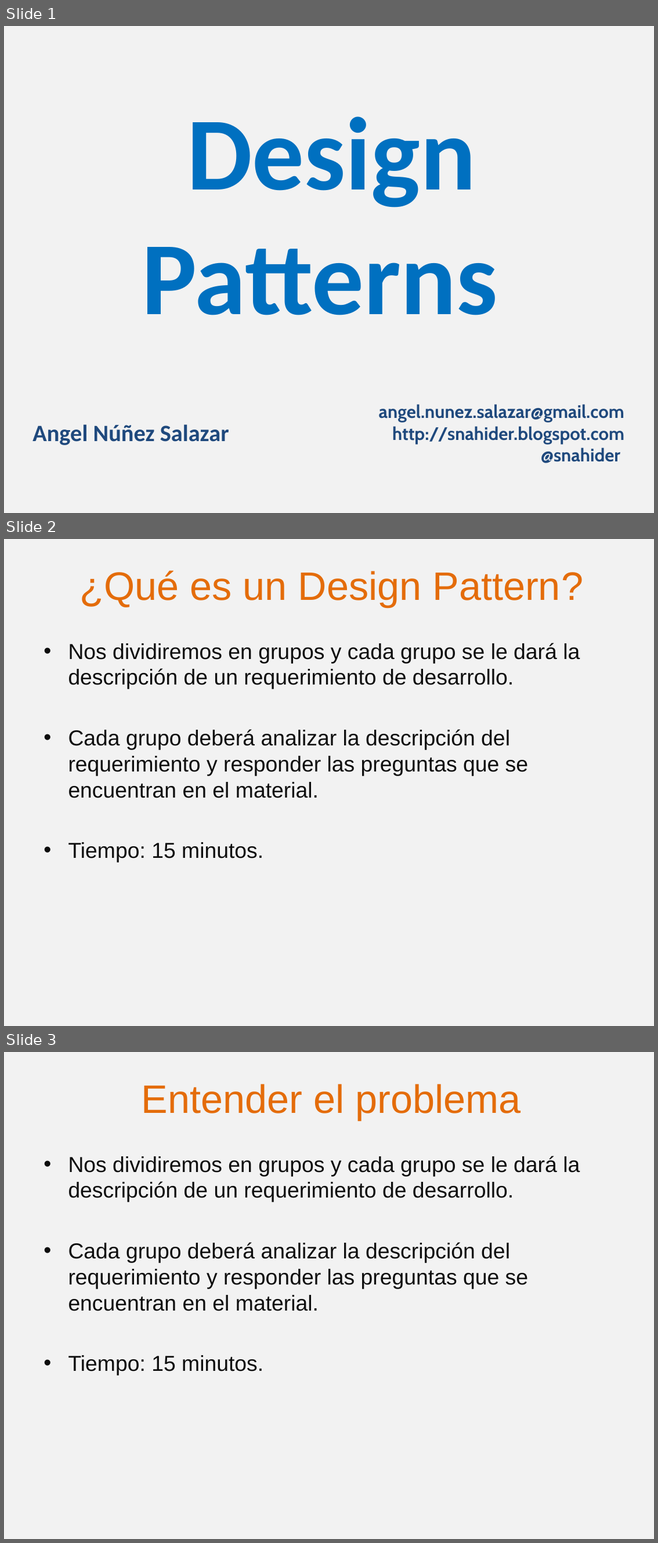
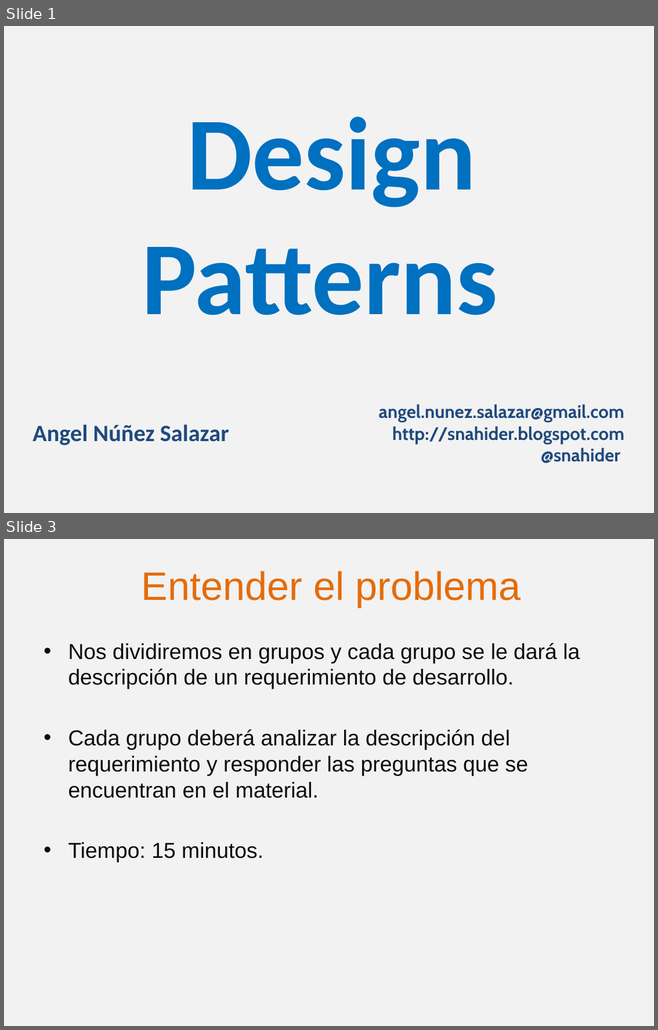
Before and after one commit to angelnunezsalazar/Design-Patterns, a slide deck: Diapositivas/Design Patterns.pptx. Shown one above the other, each under a label of ours: slides 1, 2 and 3 before the commit, slides 1 and 3 after it; the slides between them are not shown. The pictures are 658x1543 and 658x1030 pixels, drawn with LibreOffice and Linux fonts; fonts in the diff are those of the drawing. Boxes give left, top, right and bottom in pixels: in the first picture for what was removed or moved away, otherwise in the second. Text is boxed around its words. In the diff, an @@ line names an element or a change of style, - is before the commit and + after.

Commit message:
Fix Slides

```diff
--- a/Diapositivas/Design Patterns.pptx
+++ b/Diapositivas/Design Patterns.pptx
@@ slide 2 removed at bbox=[4, 539, 654, 1026], background #F2F2F2 @@
@@ text removed at bbox=[79, 570, 583, 607] @@
-¿Qué es un Design Pattern?
@@ text removed at bbox=[68, 643, 579, 863] @@
-• Nos dividiremos en grupos y cada grupo se le dará la descripción de un requerimiento de desarrollo.
-• Cada grupo deberá analizar la descripción del requerimiento y responder las preguntas que se encuentran en el material.
-• Tiempo: 15 minutos.
```
Also in this commit, not shown: 1 slide added, 1 other file.
